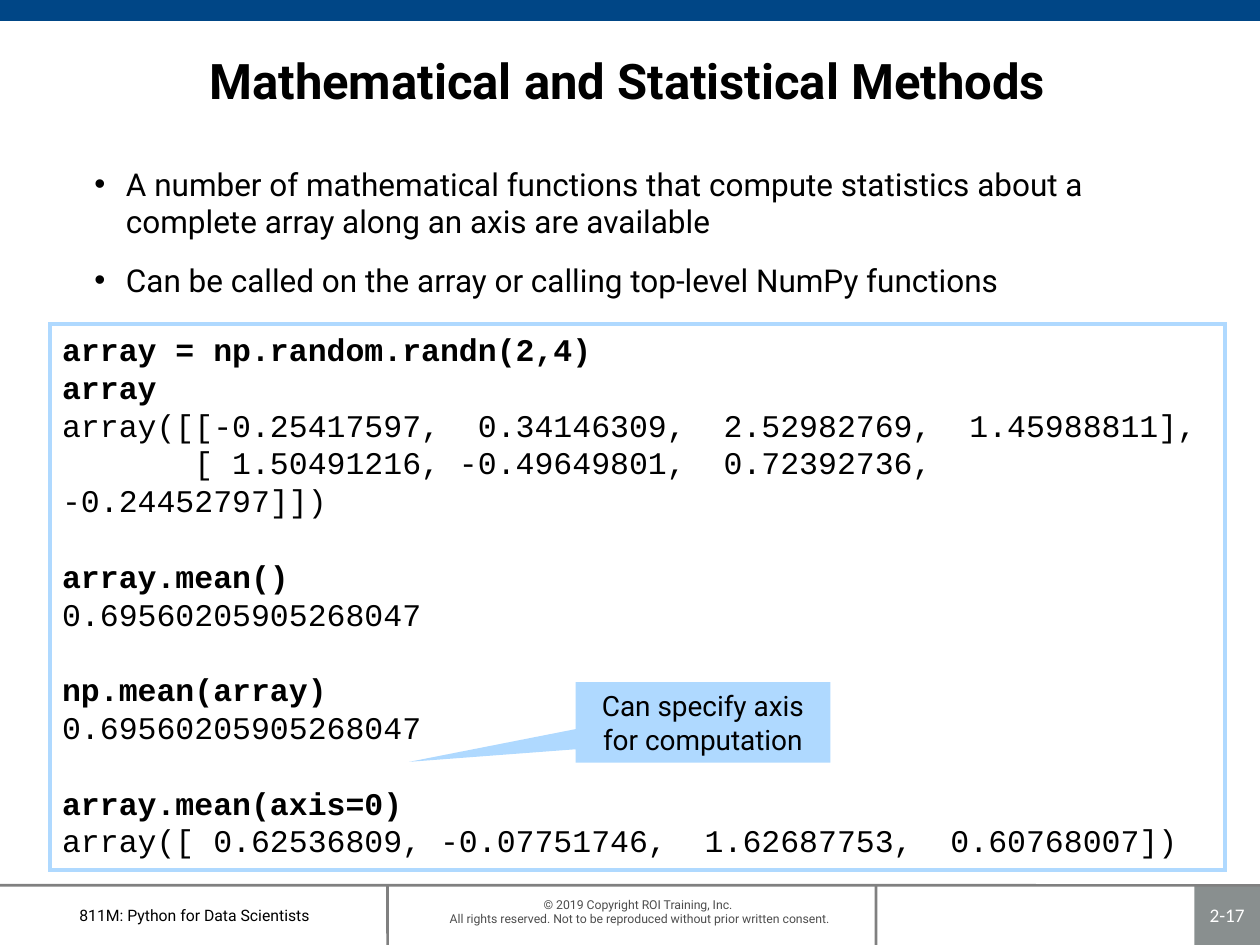
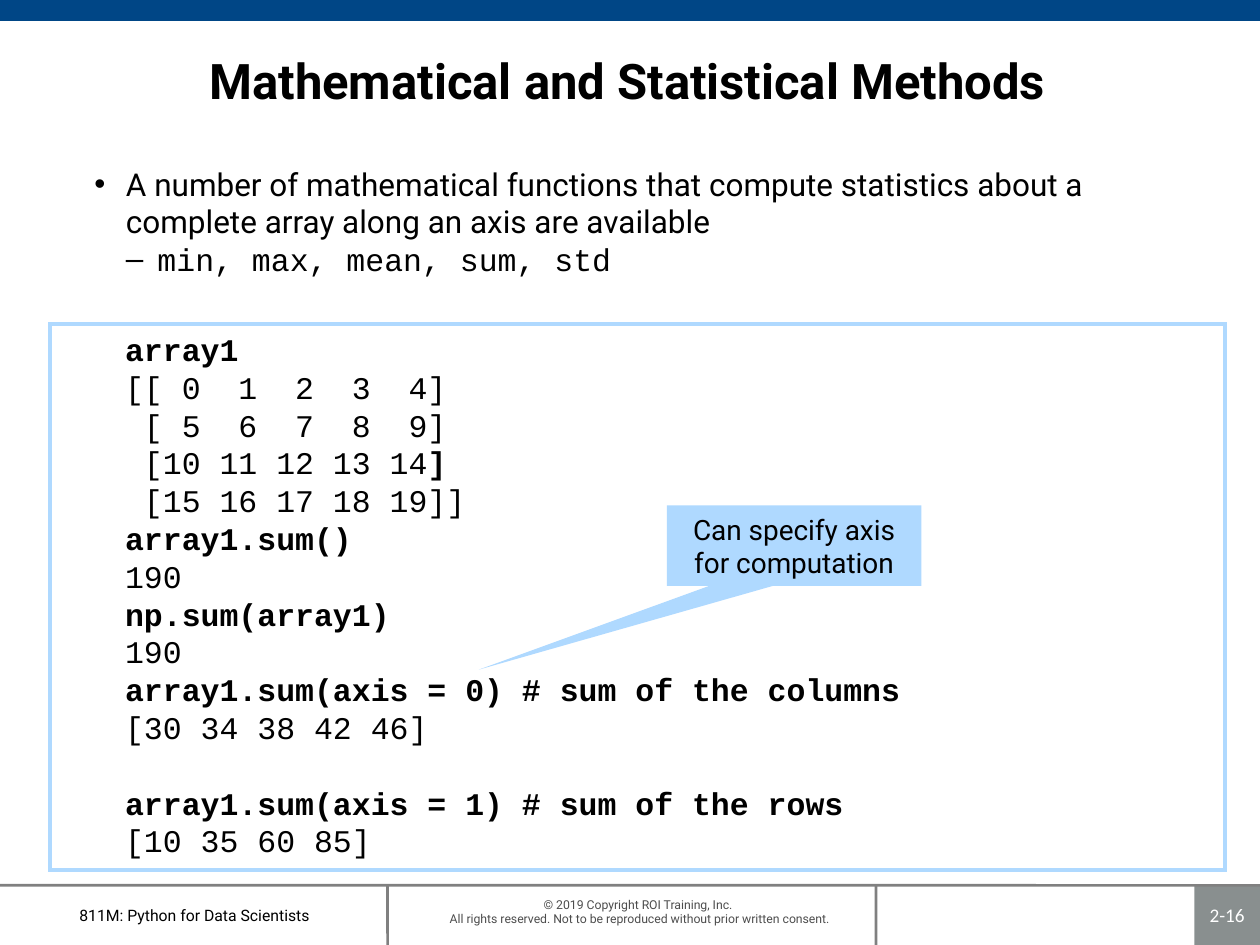
Before and after one commit to roitraining/PythonProgram, a slide deck: slide 16 of Day2-Numpy/Ch02-NumPyEssentials.pptx (slide 17 before the commit). Drawn at 1260x945 pixels with LibreOffice and Linux fonts; fonts in the diff are those of the drawing; background and template pictures are left out. Boxes give left, top, right and bottom in pixels: in the first picture for what was removed or moved away, otherwise in the second. Text is boxed around its words. In the diff, an @@ line names an element or a change of style, - is before the commit and + after.

Commit message:
3.0.0

```diff
--- a/Day2-Numpy/Ch02-NumPyEssentials.pptx
+++ b/Day2-Numpy/Ch02-NumPyEssentials.pptx
@@ text at [157,248,611,277]: text changed; font Roboto to Courier New @@
-• Can be called on the array or calling top-level NumPy functions
+  – min, max, mean, sum, std
@@ text in rectangle at [125,340,900,859]: text changed; bold on @@
-array = np.random.randn(2,4)
-array
-array([[-0.25417597, 0.34146309, 2.52982769, 1.45988811],
-[ 1.50491216, -0.49649801, 0.72392736, -0.24452797]])
-array.mean()
-0.69560205905268047
-np.mean(array)
-0.69560205905268047
-array.mean(axis=0)
-array([ 0.62536809, -0.07751746, 1.62687753, 0.60768007])
+  array1
+  [[ 0 1 2 3 4]
+  [ 5 6 7 8 9]
+  [10 11 12 13 14]
+  [15 16 17 18 19]]
+  array1.sum()
+  190
+  np.sum(array1)
+  190
+  array1.sum(axis = 0) # sum of the columns
+  [30 34 38 42 46]
+  array1.sum(axis = 1) # sum of the rows
+  [10 35 60 85]
@@ speech box "Can specify axis for computation": place and size @@
-speech box "Can specify axis for computation" at [576,682,830,762]
+speech box "Can specify axis for computation" at [667,505,921,586]
@@ speech box "Can specify axis for computation" at [667,505,921,586]: proportions changed @@
@@ page number at [1210,909,1245,922]: text changed @@
-2-17
+2-16
```
Also in this commit, not shown: 4 other slides changed, 2 slides removed.
